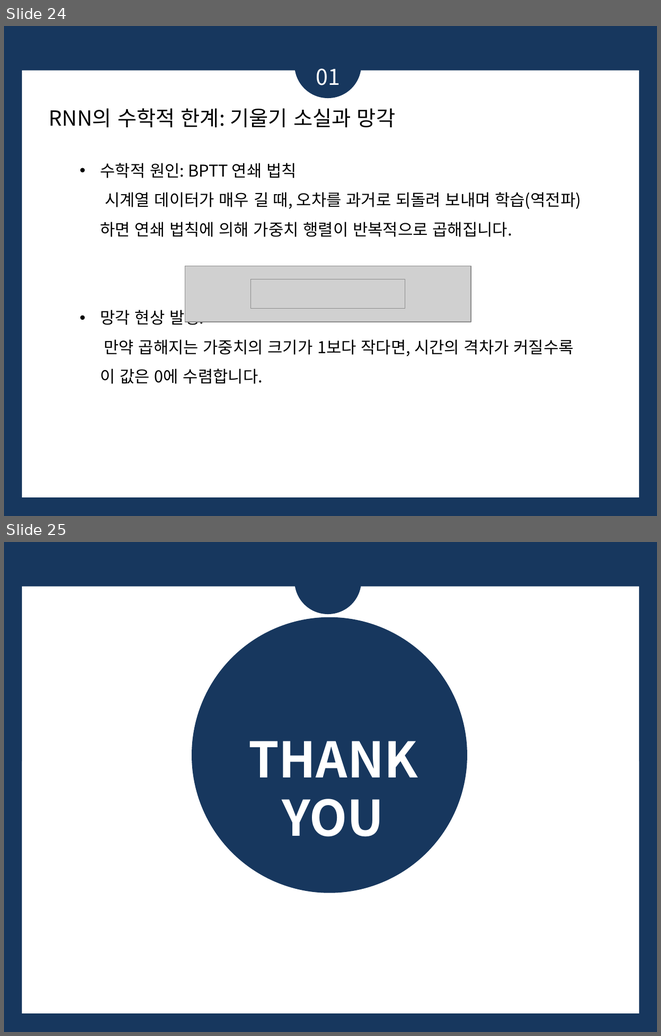
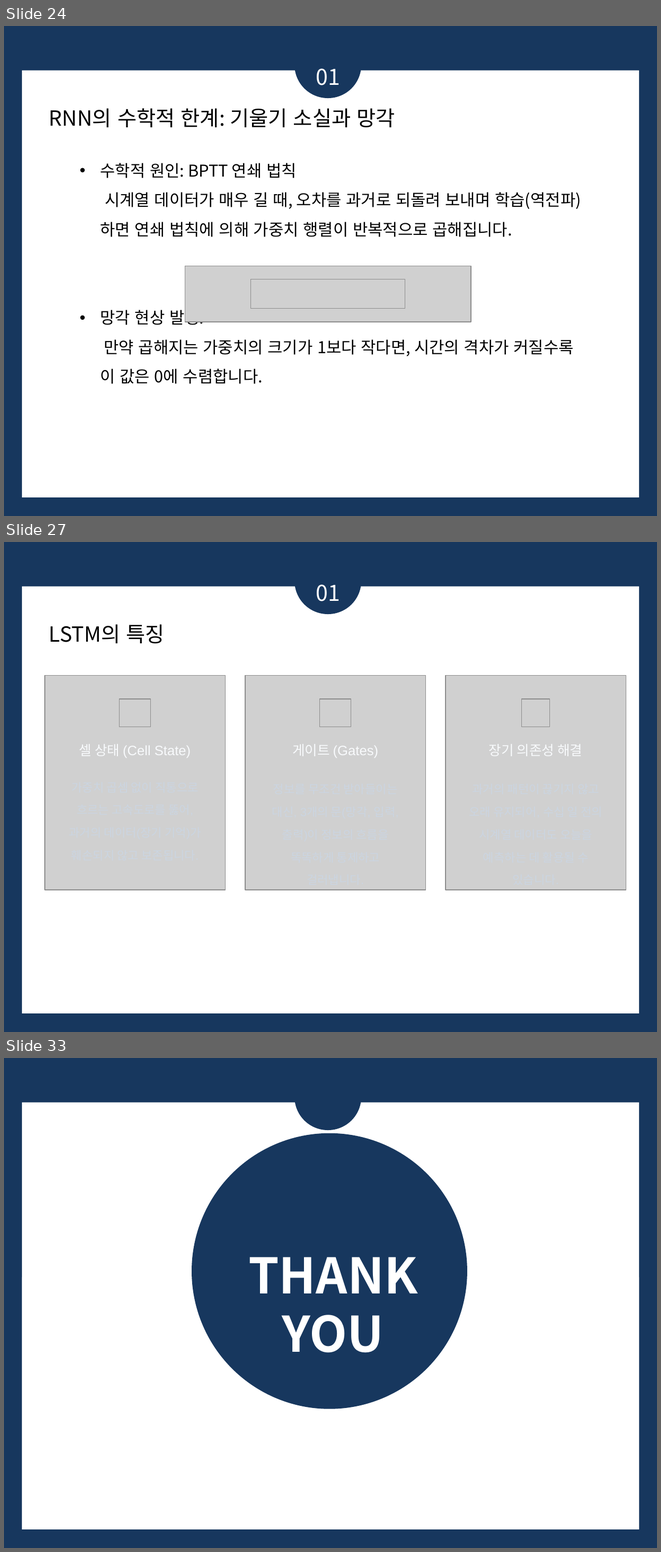
Before and after one commit to bsmoon-86/multicam_2025, a slide deck: PPT/딥러닝.pptx. Shown one above the other, each under a label of ours: slides 24 and 25 before the commit, slides 24, 27 and 33 after it; the slides between them are not shown. The pictures are 661x1036 and 661x1552 pixels, drawn with LibreOffice and Linux fonts; fonts in the diff are those of the drawing; grey boxes stand for pictures. Boxes give left, top, right and bottom in pixels: in the first picture for what was removed or moved away, otherwise in the second. Text is boxed around its words. In the diff, an @@ line names an element or a change of style, - is before the commit and + after.

```diff
--- a/PPT/딥러닝.pptx
+++ b/PPT/딥러닝.pptx
@@ slide 27 added at [4, 542, 657, 1032], background #17375E; not listed: 1 template element that a slide beside it also shows @@
@@ ellipse added at [294, 547, 361, 614], fill #17375E @@
@@ text added at [316, 584, 340, 601], 24 pt, text #FFFFFF @@
+01
@@ text added at [49, 624, 165, 644], 23 pt, text #000000 @@
+LSTM의 특징
@@ group added at [45, 675, 626, 889]: 6 pictures, 3 texts @@
+셀 상태 (Cell State)
+게이트 (Gates)
+장기 의존성 해결
@@ what was slide 25 is now slide 33 @@
```
Also in this commit, not shown: 7 other slides added.
